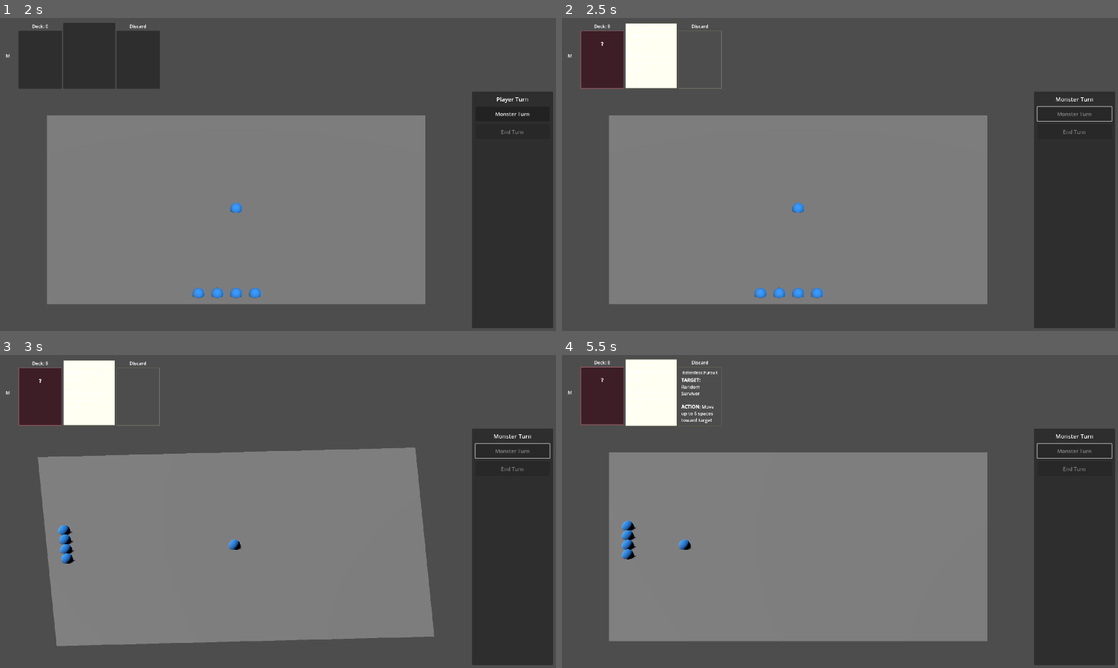
Above: before the commit, frames 1-4 (two rows, left to right).
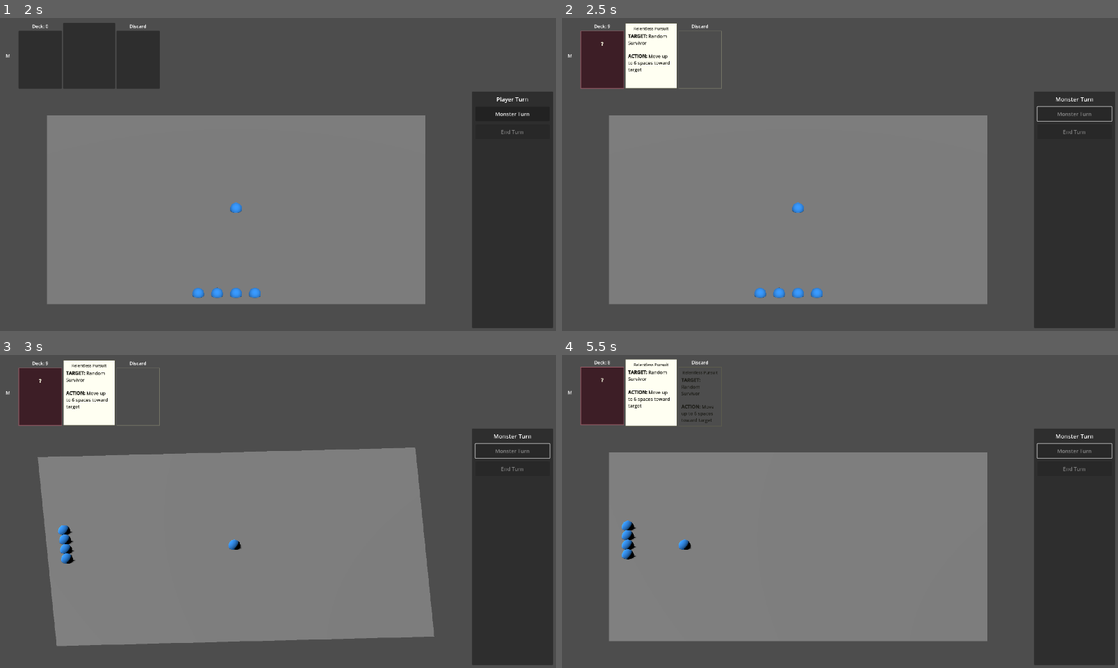
Above: after the commit, the same moments.

Repository: aartcmeijer-hash/silt-2
Game: Godot game, scene res://scenes/menus/main_menu.tscn
Two runs of this game, one before a commit and one after it. Both use one fixed random seed, a clock stepped at 60 frames per second and the inputs below.
Inputs:
- Up to frame 1 (2 s): click "Play" at 0.5 s; click "Low risk, low reward" at 1.25 s
- Up to frame 2 (2.5 s): click "Monster Turn" at 2 s
- Up to frame 3 (3 s): tap Enter at 2.75 s; hold E (rotate_right) from 2.78 s (still down)
- Up to frame 4 (5.5 s): release E (rotate_right) at 3.53 s; hold Q (rotate_left) 3.53-4.28 s; hold E (rotate_right) from 4.28 s (still down); tap Space at 5 s

Frame 1 is identical in both runs. In frame 2, 0.3% of the frame differs, in the area x 11-20%, y 2-18%; in frame 3, 0.3%; in frame 4, 0.5%, in the area x 11-28%, y 2-22%.

Commit message:
fix: add explicit text colors for card display visibility
- Set dark text (0.1, 0.1, 0.1) on white card front
- Set light text (0.9, 0.9, 0.9) on dark card back
- Set dimmed text (0.5, 0.5, 0.5, 0.5) for empty card state
- Fixes issue where text was invisible during flip animation

Co-Authored-By: Claude Sonnet 4.5 <noreply@anthropic.com>

Diff:
--- a/scenes/game/ui/action_card_display.gd
+++ b/scenes/game/ui/action_card_display.gd
@@ -41,6 +41,10 @@
 		style.border_width_bottom = 2
 	add_theme_stylebox_override("panel", style)
 
+	# Set text colors to dark for visibility on white background
+	title_label.add_theme_color_override("font_color", Color(0.1, 0.1, 0.1))
+	body_label.add_theme_color_override("default_color", Color(0.1, 0.1, 0.1))
+
 
 func show_back() -> void:
 	showing_front = false
@@ -59,6 +63,10 @@
 	style.border_width_top = 2
 	style.border_width_bottom = 2
 	add_theme_stylebox_override("panel", style)
+
+	# Set text colors to light for visibility on dark background
+	title_label.add_theme_color_override("font_color", Color(0.9, 0.9, 0.9))
+	body_label.add_theme_color_override("default_color", Color(0.9, 0.9, 0.9))
 
 
 func clear() -> void:
@@ -82,6 +90,10 @@
 	style.draw_center = false
 	add_theme_stylebox_override("panel", style)
 
+	# Set text colors to dimmed for empty state
+	title_label.add_theme_color_override("font_color", Color(0.5, 0.5, 0.5, 0.5))
+	body_label.add_theme_color_override("default_color", Color(0.5, 0.5, 0.5, 0.5))
+
 
 func flip_to_front() -> void:
 	# Start showing back
